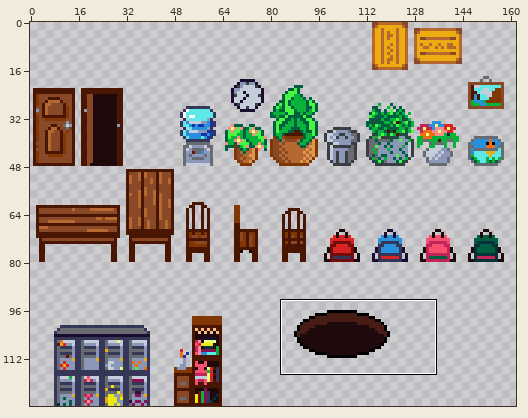
Two versions of one sprite sheet, DetentionProject/Assets/Resources/Sprites/Enviroment/OBJ_School.png. The first picture is a wide view before the edit; the outline marks the close-up.
Close-up. Before:
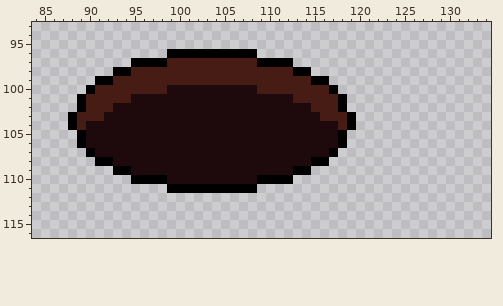
The file is 200x128 pixels. Shown: x 84..134, y 93..116. The wide view leaves out empty margins.
After the commit:
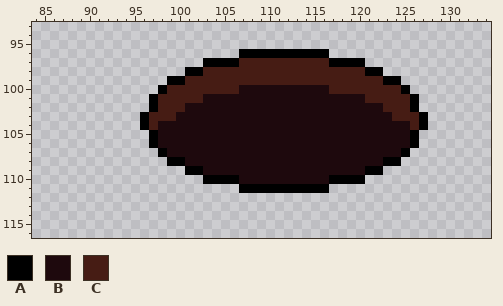
Palette (. is transparent): A #000000  B #1e090d  C #461c14
What changed:
Changed rows in their new state; - is an unchanged pixel.
first column x 88:
 96 -----------........--AAAAAAAA-----------
 97 -------........AAAA--CCCCCCCCAAAA-------
 98 -----........AA----------CCCCCCCCAA-----
 99 ---........AA--------------CCCCCCCCAA---
100 --........ACCCCCCCC--BBBBBBBBCCCCCCCCA--
101 -........ACCCCC----------BBBBBBBBCCCCCA-
102 -........ACCC--------------BBBBBBBBCCCA-
103 ........ACCC----------------BBBBBBBBCCCA
104 ........AC--------------------BBBBBBBBCA
105 -........A--------------------BBBBBBBBA-
106 -........A--------------------BBBBBBBBA-
107 --........A------------------BBBBBBBBA--
108 ---........AA--------------BBBBBBBBAA---
109 -----........AA----------BBBBBBBBAA-----
110 -------........AAAA--BBBBBBBBAAAA-------
111 -----------........--AAAAAAAA-----------
Pixel boxes of the changes (left, top, right, bottom) in both close-ups:
changed: (68, 49, 428, 193)
